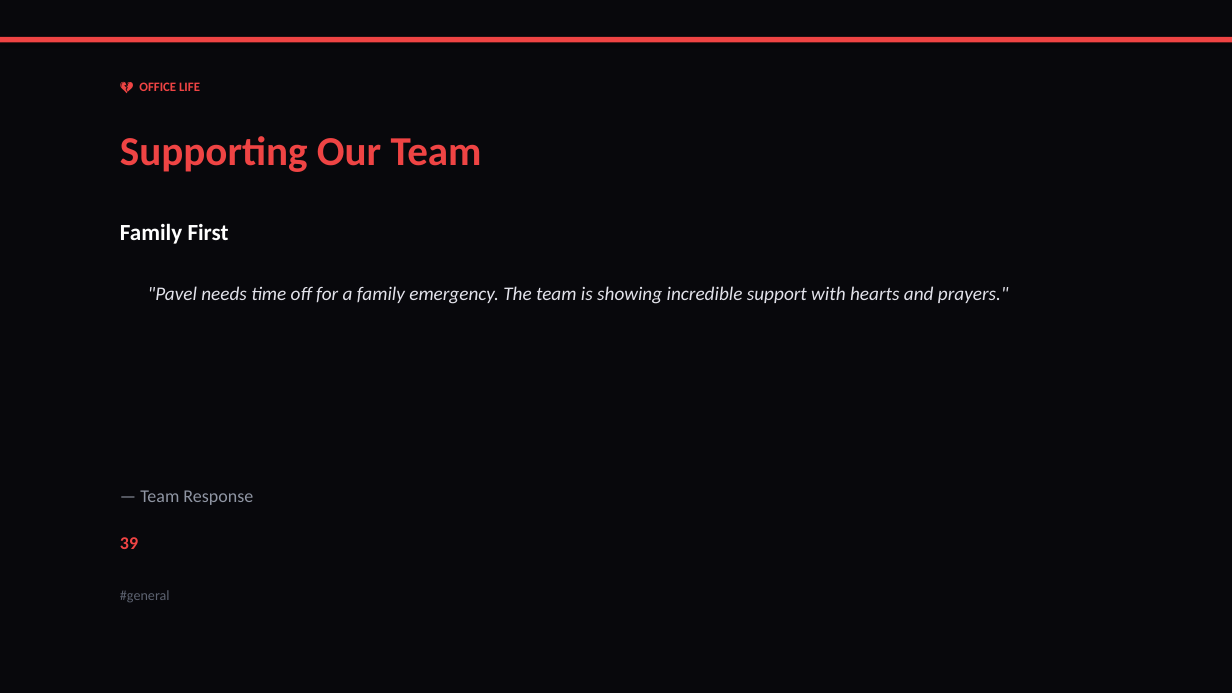
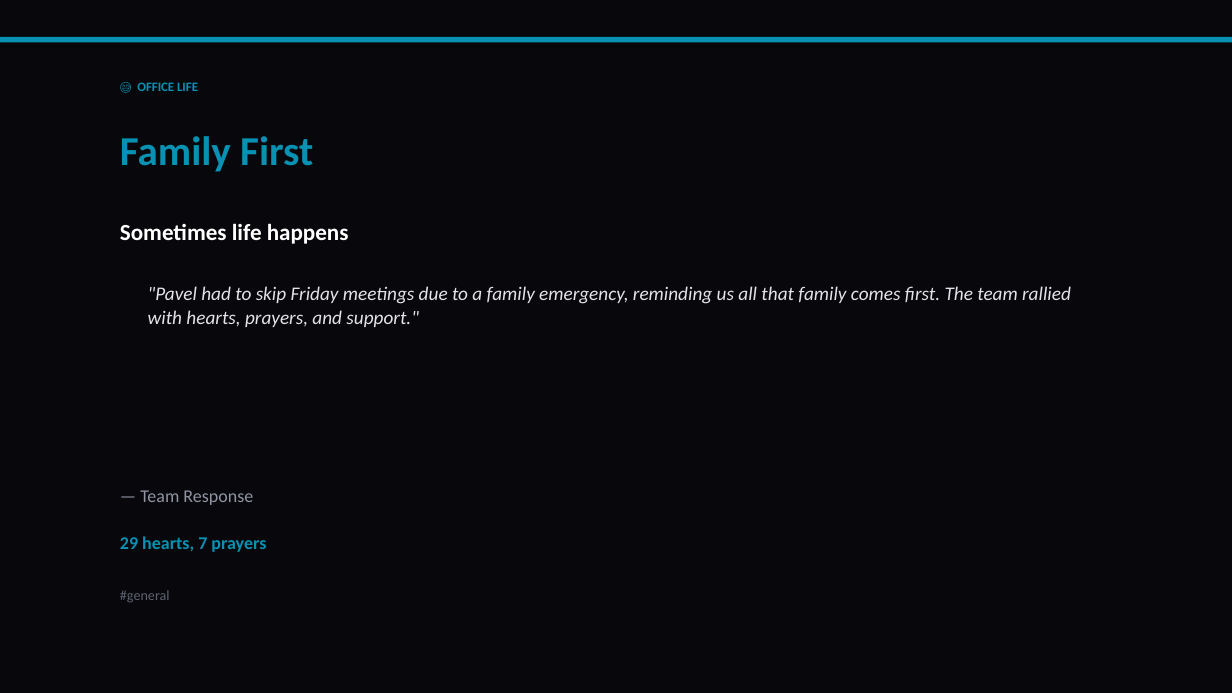
Before and after one commit to liliyagarifullina-maker/appodeal-pulse, a slide deck: slide 7 of data/archive/pulse_2026-03-15.pptx (slide 3 before the commit). Drawn at 1232x693 pixels with LibreOffice and Linux fonts; fonts in the diff are those of the drawing. Boxes give left, top, right and bottom in pixels: in the first picture for what was removed or moved away, otherwise in the second. Text is boxed around its words. In the diff, an @@ line names an element or a change of style, - is before the commit and + after.

```diff
--- a/data/archive/pulse_2026-03-15.pptx
+++ b/data/archive/pulse_2026-03-15.pptx
@@ rectangle at (0,37,1232,43): fill #EF4444 to #0891B2 @@
@@ text at (137,82,198,91): text changed; text colour #EF4444 to #0891B2 @@
-💔 OFFICE LIFE
+😅 OFFICE LIFE
@@ text "Family First": place and size @@
-text "Family First" at (120,223,229,244)
+text "Family First" at (120,136,313,172)
@@ text "Family First" at (120,136,313,172): size 18 to 32 pt, text colour #FFFFFF to #0891B2 @@
@@ text removed at (120,136,482,172) @@
-Supporting Our Team
@@ text added at (120,223,349,244), 18 pt, text #FFFFFF, bold @@
+Sometimes life happens
@@ text at (148,286,1071,327): text changed @@
-"Pavel needs time off for a family emergency. The team is showing incredible support with hearts and prayers."
+"Pavel had to skip Friday meetings due to a family emergency, reminding us all that family comes first. The team rallied with hearts, prayers, and support."
@@ text at (120,536,266,552): text changed; text colour #EF4444 to #0891B2 @@
-39
+29 hearts, 7 prayers
```
Also in this commit, not shown: 9 other slides changed, 5 slides added, 6 slides removed, 2 other files.
